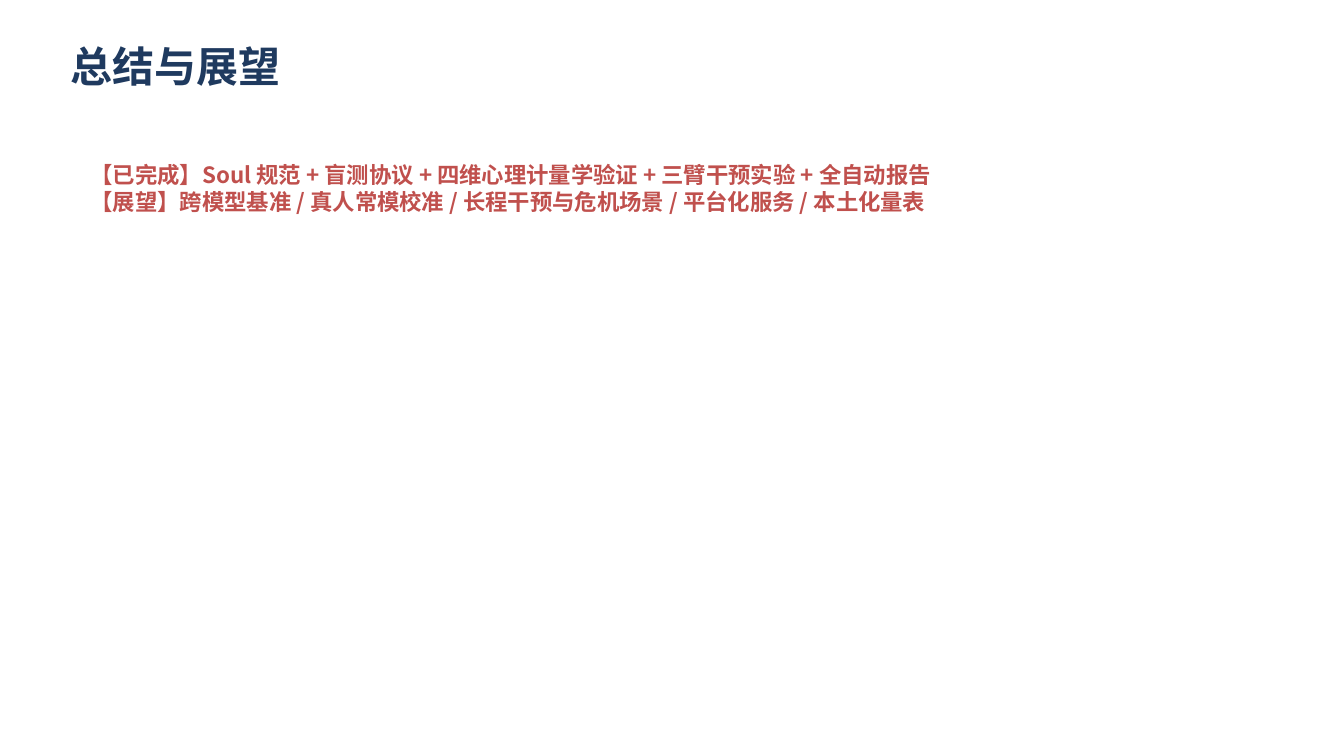
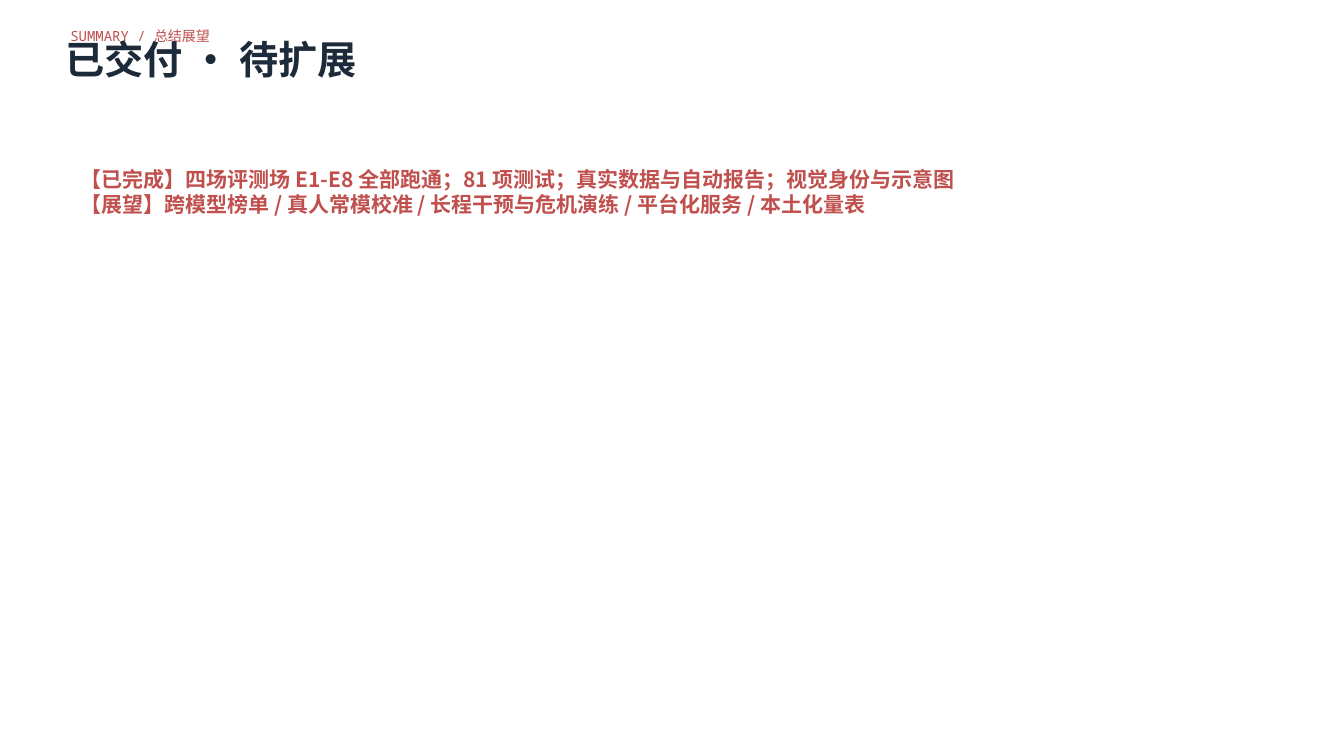
Before and after one commit to lizhong0525/Hardmind, a slide deck: slide 11 of docs/答辩PPT_心镜.pptx. Drawn at 1344x756 pixels with LibreOffice and Linux fonts; fonts in the diff are those of the drawing. Boxes give left, top, right and bottom in pixels: in the first picture for what was removed or moved away, otherwise in the second. Text is boxed around its words. In the diff, an @@ line names an element or a change of style, - is before the commit and + after.

Commit message:
E5-E8 实验数据与图表、四张概念图、五维榜单、视觉身份与报告刷新

```diff
--- a/docs/答辩PPT_心镜.pptx
+++ b/docs/答辩PPT_心镜.pptx
@@ text at (70, 29, 210, 45): text changed; size 30 to 10 pt; font Noto Sans CJK SC to Noto Sans Mono; text colour #1F3A5F to #C0504D; bold off @@
-总结与展望
+SUMMARY / 总结展望
@@ text added at (65, 34, 357, 78), 28 pt, text #1D2A3A, bold @@
+已交付 · 待扩展
@@ text at (80, 169, 955, 214): text changed; size 16 to 15 pt @@
-【已完成】Soul 规范 + 盲测协议 + 四维心理计量学验证 + 三臂干预实验 + 全自动报告
-【展望】跨模型基准 / 真人常模校准 / 长程干预与危机场景 / 平台化服务 / 本土化量表
+【已完成】四场评测场 E1-E8 全部跑通；81 项测试；真实数据与自动报告；视觉身份与示意图
+【展望】跨模型榜单 / 真人常模校准 / 长程干预与危机演练 / 平台化服务 / 本土化量表
```
Also in this commit, not shown: 5 other slides changed, 6 slides added, 6 slides removed, 33 other files.
